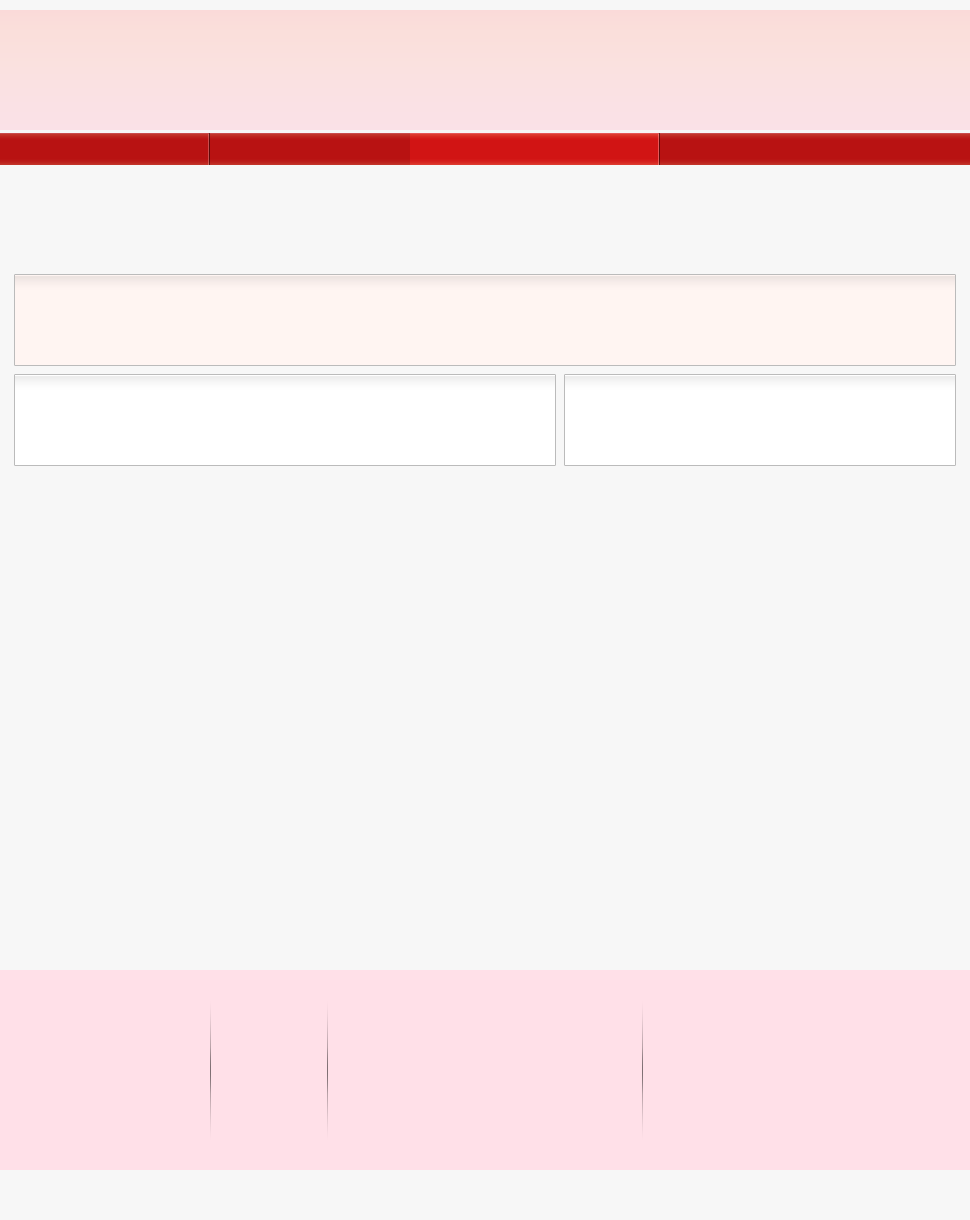
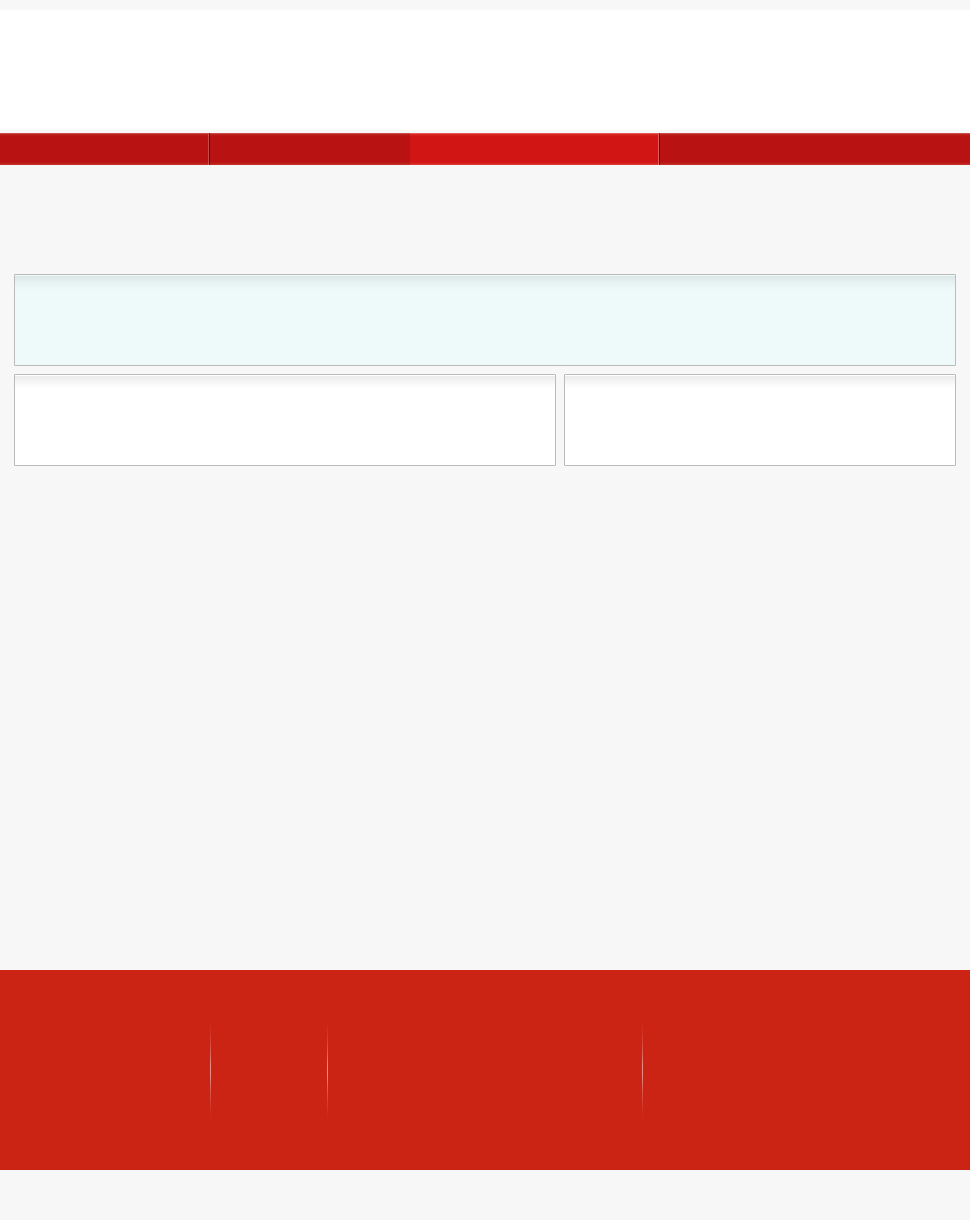
Layered file, before and after one edit (970x1220). Changes by layer:
painted on "header" over [0, 10, 970, 130]
painted on "header widgets" over [15, 275, 955, 365]
painted on "footer boxes" over [0, 970, 970, 1170]
